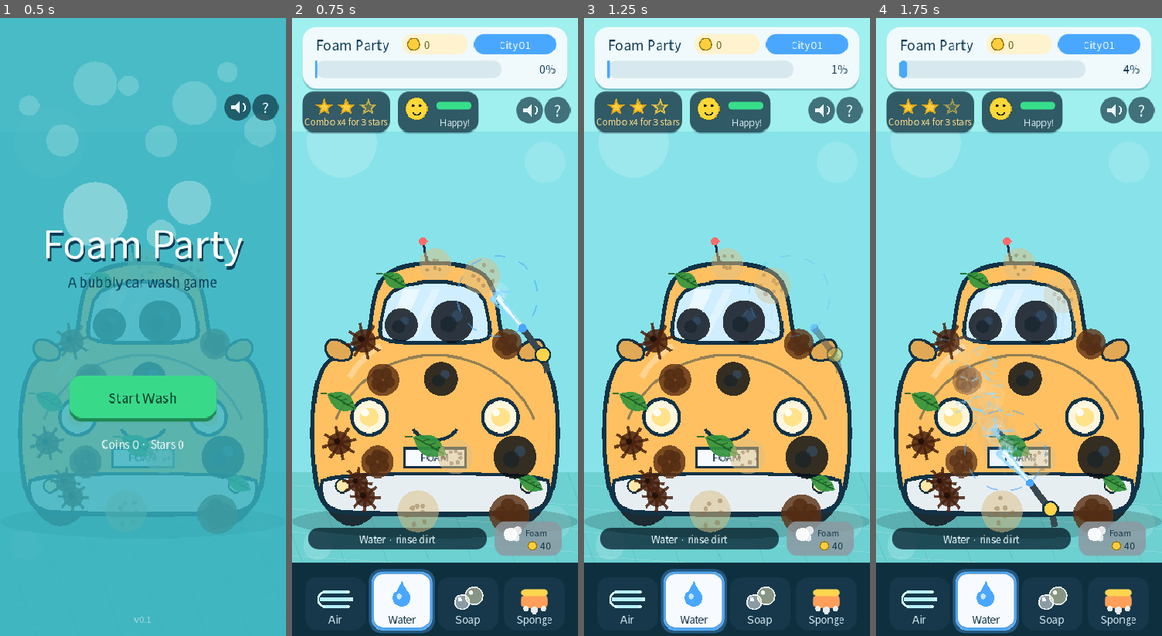
Above: before the commit, frames 1-4 (left to right).
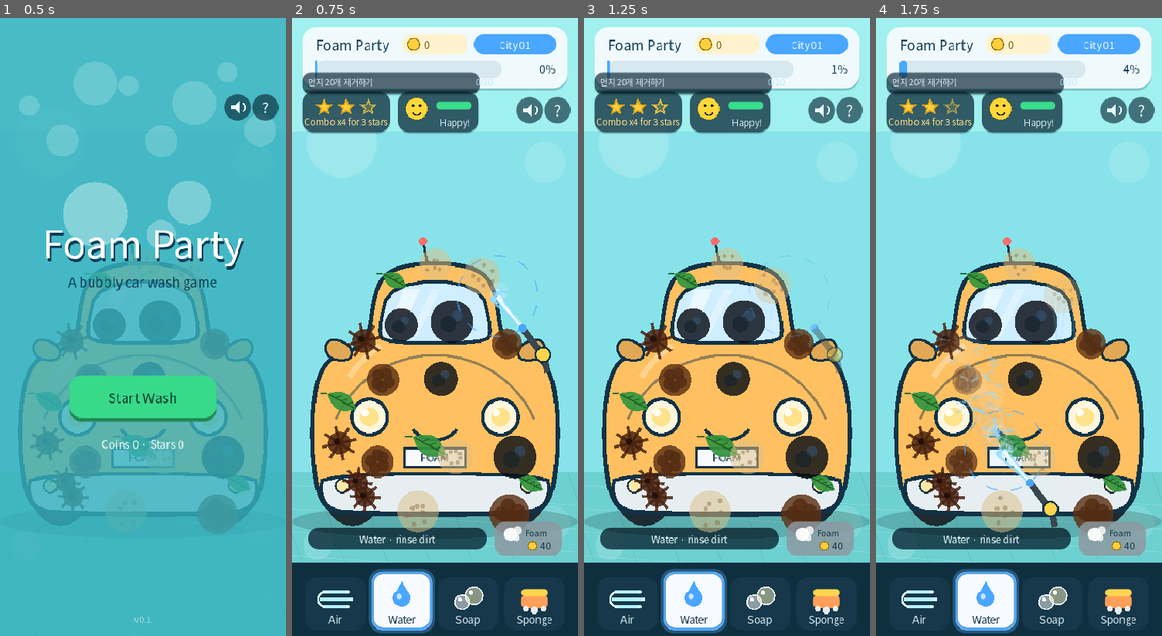
Above: after the commit, the same moments.

Repository: seorilabs/foam-party
Game: Godot game, scene res://scenes/main.tscn
Same seed, same stepped clock (60 frames per second), same inputs: the game is played once before the commit and once after it.
Inputs (mouse positions are in pixels of both pictures, inside the frame that each line leads up to):
- Up to frame 1 (0.5 s): no input
- Up to frame 2 (0.75 s): tap Enter at 0.5, 0.6 s; move the mouse to (497, 296) at 0.52 s; click (497, 296) at 0.67 s
- Up to frame 3 (1.25 s): tap Space at 0.77 s
- Up to frame 4 (1.75 s): drag from (961, 357) to (1004, 450) at 1.27 s

Frame 1 is identical in both runs. In frame 2, 2.2% of the frame differs, in the area x 3-71%, y 8-13%; in frame 3, 2.2%; in frame 4, 2.2%.

Commit message:
데일리 미션 시스템 추가 (낙엽/먼지/흙탕물/오일/벌레 자국)
매일 세차 미션 1개를 자동 선정해 HUD 카드로 표시한다.
완료 시 코인 50개 지급 및 햅틱 피드백.

- DAILY_MISSION_POOL: 5종 미션 (낙엽·먼지·흙탕물·오일·벌레 자국)
- _generate_daily_mission(): 날짜 해시로 매일 고정 미션 선택
- _mark_patch_removed(): 미션 종류 일치 시 진행도 추적 및 완료 판정
- _draw_daily_mission(): HUD 카드 (진행 바·텍스트·팝업 애니메이션)
- ConfigFile 저장: 날짜·종류·진행도·수령 여부 유지

Diff:
--- a/godot/scripts/main.gd
+++ b/godot/scripts/main.gd
@@ -52,6 +52,14 @@
 const STYLE_FOAM := "foam"
 const STYLE_SPARKLE := "sparkle"
 const STYLE_CONFETTI := "confetti"
+const DAILY_MISSION_POOL := [
+	{"type": "leaf", "label": "낙엽 %d개 날리기", "target": 20},
+	{"type": "dust", "label": "먼지 %d개 제거하기", "target": 20},
+	{"type": "mud", "label": "흙탕물 %d개 씻기", "target": 15},
+	{"type": "oil", "label": "오일 %d개 청소하기", "target": 15},
+	{"type": "bug", "label": "벌레 자국 %d개 닦기", "target": 12},
+]
+const DAILY_MISSION_REWARD := 50
 
 class DirtPatch:
 	var kind: String
@@ -165,6 +173,14 @@
 var active_tool_sound := ""
 var audio_playback_enabled := true
 
+var daily_mission_type := ""
+var daily_mission_label := ""
+var daily_mission_target := 0
+var daily_mission_progress := 0
+var daily_mission_claimed := false
+var daily_mission_date := ""
+var _daily_mission_pop_time := -10.0
+
 var tool_ids := [TOOL_AIR, TOOL_WATER, TOOL_SOAP, TOOL_SPONGE]
 var tool_labels := {
 	TOOL_AIR: "Air",
@@ -218,6 +234,8 @@
 	_setup_font()
 	_build_car_shapes()
 	_load_progress()
+	if daily_mission_type.is_empty():
+		_generate_daily_mission(_today_string())
 	_setup_audio()
 	_bar_fill_style = StyleBoxFlat.new()
 	_bar_fill_style.bg_color = BAR_COL_START
@@ -242,6 +260,17 @@
 		best_times = {}
 		for key in (stored_best as Dictionary):
 			best_times[int(key)] = float(stored_best[key])
+	var today := _today_string()
+	var saved_date: String = config.get_value("daily", "date", "")
+	if saved_date != today:
+		_generate_daily_mission(today)
+	else:
+		daily_mission_type = config.get_value("daily", "type", "")
+		daily_mission_label = config.get_value("daily", "label", "")
+		daily_mission_target = config.get_value("daily", "target", 0)
+		daily_mission_progress = config.get_value("daily", "progress", 0)
+		daily_mission_claimed = config.get_value("daily", "claimed", false)
+		daily_mission_date = saved_date
 
 
 func _save_progress() -> void:
@@ -254,6 +283,12 @@
 	config.set_value("settings", "sound", sound_enabled)
 	config.set_value("settings", "tutorial_seen", tutorial_seen)
 	config.set_value("game", "best_times", best_times)
+	config.set_value("daily", "type", daily_mission_type)
+	config.set_value("daily", "label", daily_mission_label)
+	config.set_value("daily", "target", daily_mission_target)
+	config.set_value("daily", "progress", daily_mission_progress)
+	config.set_value("daily", "claimed", daily_mission_claimed)
+	config.set_value("daily", "date", daily_mission_date)
 	config.save(SAVE_PATH)
 
 
@@ -939,6 +974,7 @@
 		_draw_tool_cursor()
 		_draw_grade_tracker()
 		_draw_customer_patience()
+		_draw_daily_mission()
 		_draw_combo_badge()
 		_draw_bomb_button()
 		_draw_toolbar()
@@ -1764,6 +1800,15 @@
 				_combo_milestone_player.play()
 			if OS.has_feature("mobile"):
 				Input.vibrate_handheld(38)
+		if not daily_mission_claimed and patch.kind == daily_mission_type:
+			daily_mission_progress += 1
+			if daily_mission_progress >= daily_mission_target:
+				daily_mission_claimed = true
+				coins += DAILY_MISSION_REWARD
+				_daily_mission_pop_time = float(Time.get_ticks_msec()) / 1000.0
+				_save_progress()
+				if OS.has_feature("mobile"):
+					Input.vibrate_handheld(60)
 	_spawn_removal_burst(burst_center, burst_radius)
 	if not completed:
 		_play_removal_sound()
@@ -2844,6 +2889,71 @@
 	draw_string(font, Vector2(0.0, version_y), "v0.1", HORIZONTAL_ALIGNMENT_CENTER, DESIGN_SIZE.x, 12, Color(1.0, 1.0, 1.0, 0.5))
 
 
+func _today_string() -> String:
+	var d := Time.get_date_dict_from_system()
+	return "%04d-%02d-%02d" % [d.year, d.month, d.day]
+
+
+func _generate_daily_mission(today: String) -> void:
+	daily_mission_date = today
+	var day_hash := absi(today.hash())
+	var pick := day_hash % DAILY_MISSION_POOL.size()
+	var m: Dictionary = DAILY_MISSION_POOL[pick]
+	daily_mission_type = m["type"]
+	daily_mission_target = m["target"]
+	daily_mission_label = m["label"] % daily_mission_target
+	daily_mission_progress = 0
+	daily_mission_claimed = false
+
+
+func _draw_daily_mission() -> void:
+	if game_state != STATE_PLAYING or daily_mission_type.is_empty():
+		return
+	var time_now := float(Time.get_ticks_msec()) / 1000.0
+	var top_y := _hud_top_y() + 62.0
+	var rect := Rect2(14.0, top_y, 242.0, 30.0)
+
+	draw_style_box(_style("dm_shadow", Color(0.03, 0.14, 0.2, 0.18), 12.0),
+		Rect2(rect.position + Vector2(0.0, 2.0), rect.size))
+	draw_style_box(_style("dm_bg", Color(0.03, 0.14, 0.2, 0.60), 12.0), rect)
+
+	var font := _font()
+	var claimed := daily_mission_claimed
+	var progress := mini(daily_mission_progress, daily_mission_target)
+
+	var bar_margin := 4.0
+	var bar_rect := Rect2(rect.position.x + bar_margin, rect.position.y + rect.size.y - 6.0,
+		rect.size.x - bar_margin * 2.0, 4.0)
+	draw_style_box(_style("dm_bar_bg", Color(0.0, 0.0, 0.0, 0.35), 2.0), bar_rect)
+	var fill := 1.0 if claimed else float(progress) / float(max(daily_mission_target, 1))
+	if fill > 0.0:
+		var fill_col := Color("#39d98a") if claimed else Color("#49a7ff")
+		var fill_w := maxf(6.0, bar_rect.size.x * fill)
+		draw_style_box(_style("dm_bar_fill", fill_col, 2.0),
+			Rect2(bar_rect.position, Vector2(fill_w, bar_rect.size.y)))
+
+	var label_text := daily_mission_label
+	var count_text := "완료!" if claimed else "%d/%d" % [progress, daily_mission_target]
+	var text_y := rect.position.y + 18.0
+	var label_col := Color(0.7, 1.0, 0.75) if claimed else Color(0.85, 0.95, 1.0)
+	var count_col := Color("#39d98a") if claimed else Color(0.7, 0.9, 1.0)
+	draw_string(font, Vector2(rect.position.x + 8.0, text_y),
+		label_text, HORIZONTAL_ALIGNMENT_LEFT, rect.size.x - 64.0, 11, label_col)
+	draw_string(font, Vector2(rect.position.x + rect.size.x - 6.0, text_y),
+		count_text, HORIZONTAL_ALIGNMENT_RIGHT, -1, 11, count_col)
+
+	if _daily_mission_pop_time >= 0.0:
+		var age := time_now - _daily_mission_pop_time
+		if age < 2.8:
+			var alpha := clampf(1.0 - (age - 1.6) / 1.2, 0.0, 1.0)
+			var rise := age * 26.0
+			var pop_text := "+%d 코인!  데일리 미션 클리어!" % DAILY_MISSION_REWARD
+			draw_string(font, Vector2(14.0, top_y - 14.0 - rise),
+				pop_text, HORIZONTAL_ALIGNMENT_LEFT, -1, 13, Color(1.0, 0.9, 0.3, alpha))
+		else:
+			_daily_mission_pop_time = -10.0
+
+
 func _draw_top_buttons() -> void:
 	var font: Font = _font()
 	var sound_rect := _get_sound_rect()
